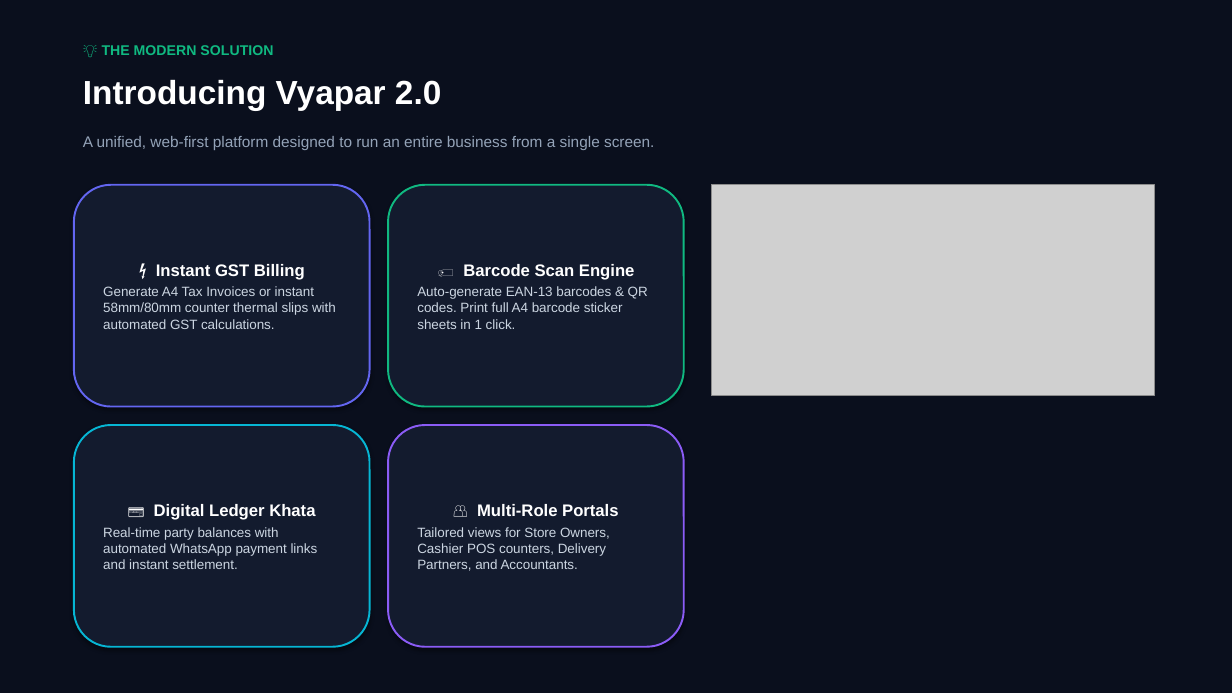
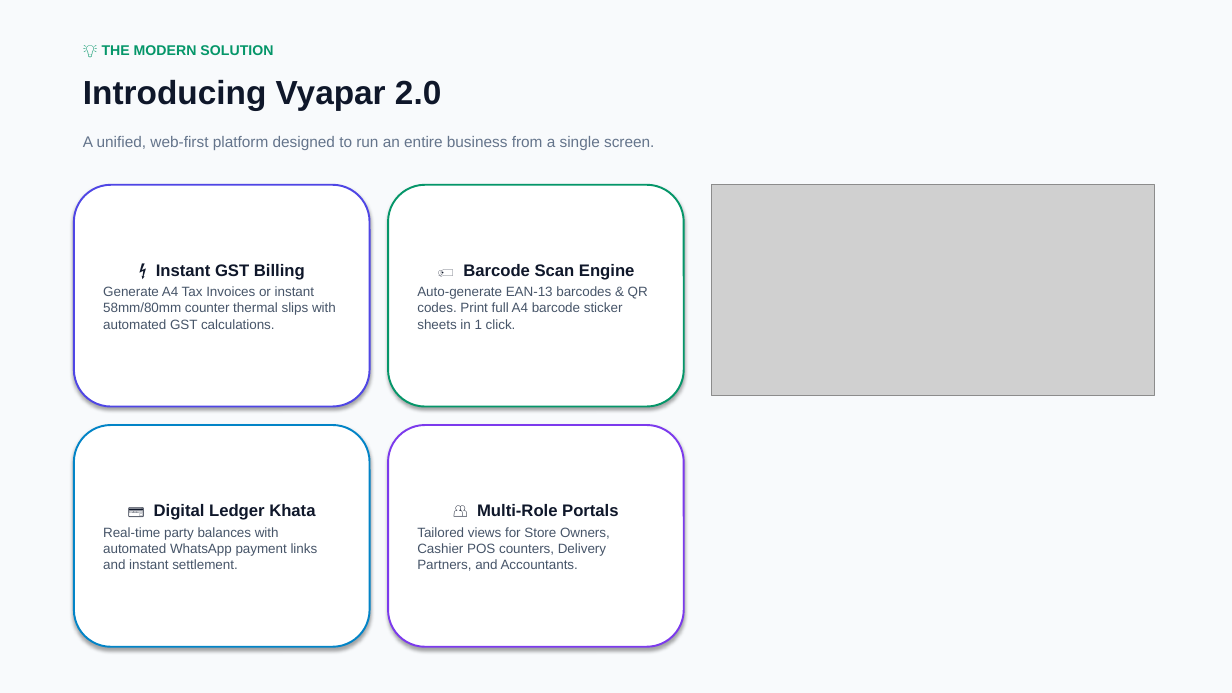
Before and after one commit to MayuurPandav/vyapar-frontend-files-, a slide deck: slide 3 of public/Vyapar_2.0_Official_Presentation.pptx. Drawn at 1232x693 pixels with LibreOffice and Linux fonts; fonts in the diff are those of the drawing; grey boxes stand for pictures. Boxes give left, top, right and bottom in pixels: in the first picture for what was removed or moved away, otherwise in the second. Text is boxed around its words. In the diff, an @@ line names an element or a change of style, - is before the commit and + after.

Commit message:
feat(presentation): redesign 8-slide presentation deck into clean modern light theme

```diff
--- a/public/Vyapar_2.0_Official_Presentation.pptx
+++ b/public/Vyapar_2.0_Official_Presentation.pptx
@@ rectangle at (x1=0, y1=0, x2=1232, y2=693): fill #0A0F1D to #F8FAFC @@
@@ text "💡 THE MODERN SOLUTION" at (x1=102, y1=45, x2=273, y2=55): text colour #10B981 to #059669 @@
@@ text "Introducing Vyapar 2.0" at (x1=83, y1=79, x2=441, y2=110): text colour #FFFFFF to #0F172A @@
@@ text "A unified, web-first platform designed ..." at (x1=83, y1=136, x2=654, y2=150): text colour #94A3B8 to #64748B @@
@@ rounded rectangle "⚡ Instant GST Billing" at (x1=74, y1=185, x2=370, y2=407): text colour #FFFFFF to #0F172A in "⚡ Instant GST Billing"; text colour #CBD5E1 to #475569 in "Generate A4 Tax Invoices or instant 58mm/80mm ..."; fill #131B2E to #FFFFFF; outline #6366F1 1.5 pt to #4F46E5 1.5 pt @@
@@ rounded rectangle "🏷️ Barcode Scan Engine" at (x1=388, y1=185, x2=684, y2=407): text colour #FFFFFF to #0F172A in "🏷️ Barcode Scan Engine"; text colour #CBD5E1 to #475569 in "Auto-generate EAN-13 barcodes & QR codes. Print ..."; fill #131B2E to #FFFFFF; outline #10B981 1.5 pt to #059669 1.5 pt @@
@@ rounded rectangle "💳 Digital Ledger Khata" at (x1=74, y1=425, x2=370, y2=647): text colour #FFFFFF to #0F172A in "💳 Digital Ledger Khata"; text colour #CBD5E1 to #475569 in "Real-time party balances with automated WhatsApp payment ..."; fill #131B2E to #FFFFFF; outline #06B6D4 1.5 pt to #0284C7 1.5 pt @@
@@ rounded rectangle "👥 Multi-Role Portals" at (x1=388, y1=425, x2=684, y2=647): text colour #FFFFFF to #0F172A in "👥 Multi-Role Portals"; text colour #CBD5E1 to #475569 in "Tailored views for Store Owners, Cashier POS ..."; fill #131B2E to #FFFFFF; outline #8B5CF6 1.5 pt to #7C3AED 1.5 pt @@
```
Also in this commit, not shown: 7 other slides changed, 2 other files.
